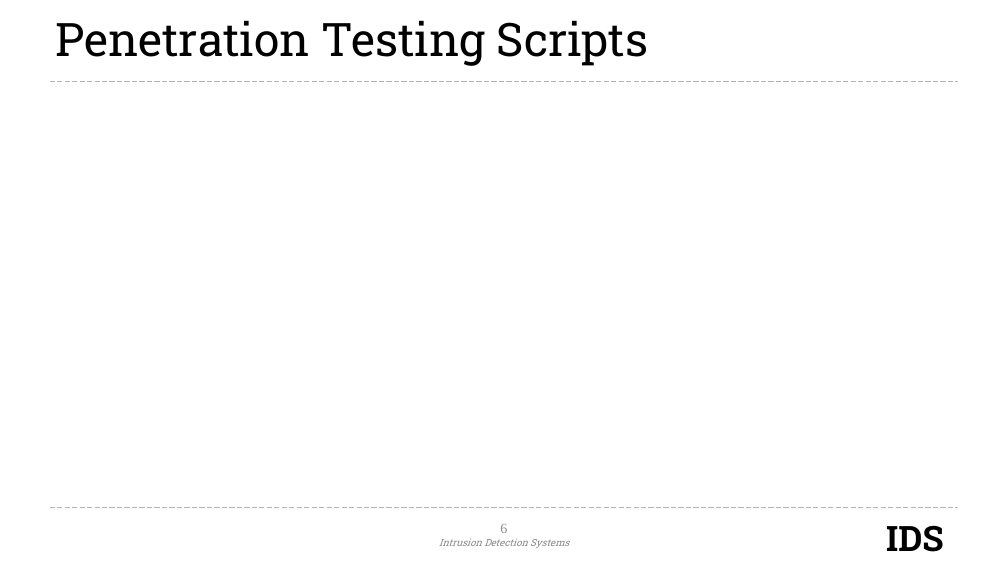
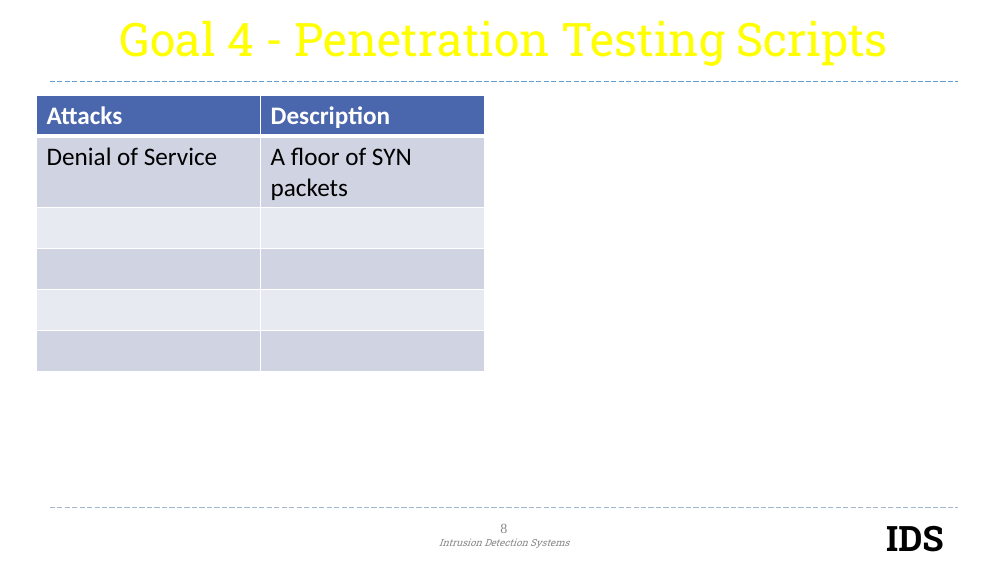
Before and after one commit to AndrewQuijano/Operating_Systems_II, a slide deck: slide 8 of Project_Presentation.pptx (slide 6 before the commit). Drawn at 1008x567 pixels with LibreOffice and Linux fonts; fonts in the diff are those of the drawing; background and template pictures are left out. Boxes give left, top, right and bottom in pixels: in the first picture for what was removed or moved away, otherwise in the second. Text is boxed around its words. In the diff, an @@ line names an element or a change of style, - is before the commit and + after.

```diff
--- a/Project_Presentation.pptx
+++ b/Project_Presentation.pptx
@@ title at box(119, 20, 888, 66): text changed; text colour #000000 to #FFFF00 @@
-Penetration Testing Scripts
+Goal 4 - Penetration Testing Scripts
@@ line (50, 82) - (958, 82): stroke #9FB8CD 0.75 pt dashed to #629DD1 0.75 pt dashed @@
@@ table added at box(36, 96, 484, 341), 6 rows, 2 columns @@
+Attacks | Description
+Denial of Service | A floor of SYN packets
+ | 
+ | 
+ | 
+ | 
@@ page number at box(500, 524, 507, 533): text changed @@
-6
+8
```
Also in this commit, not shown: 6 other slides changed, 3 slides added, 1 slide removed, 12 other files.
